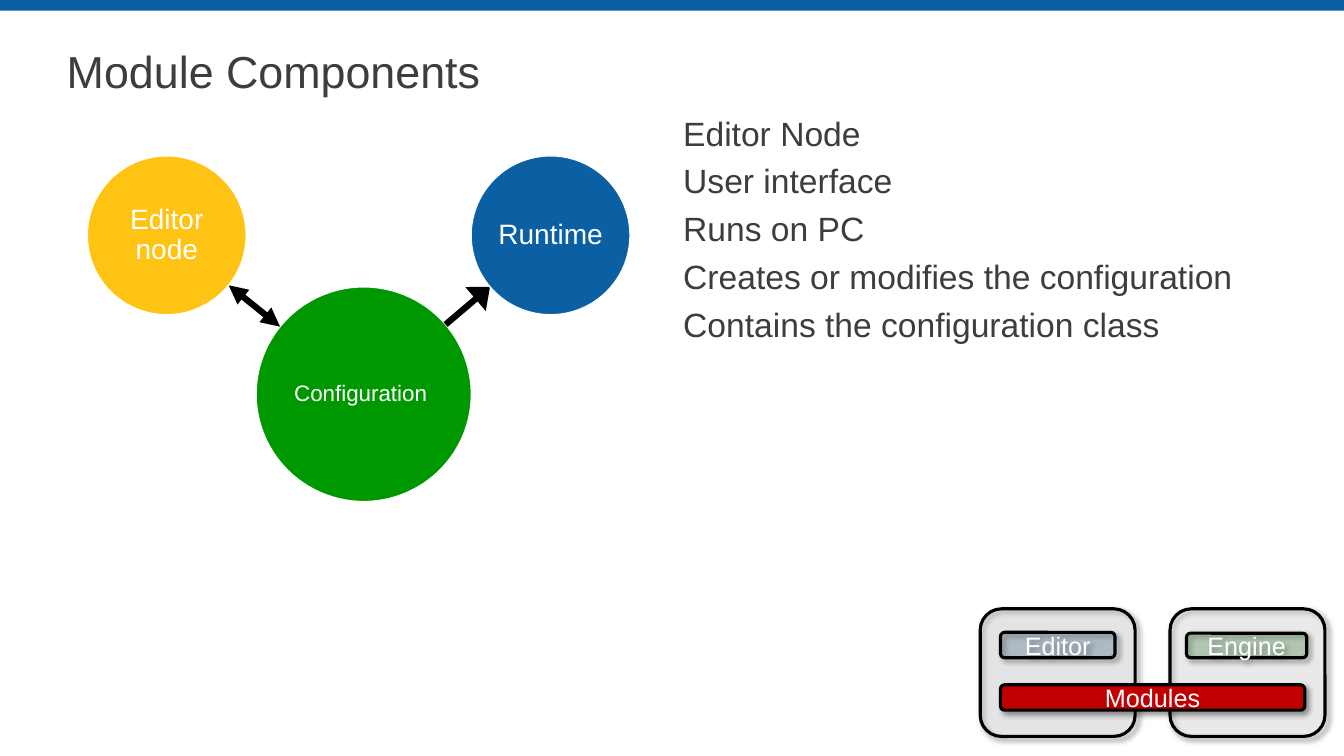
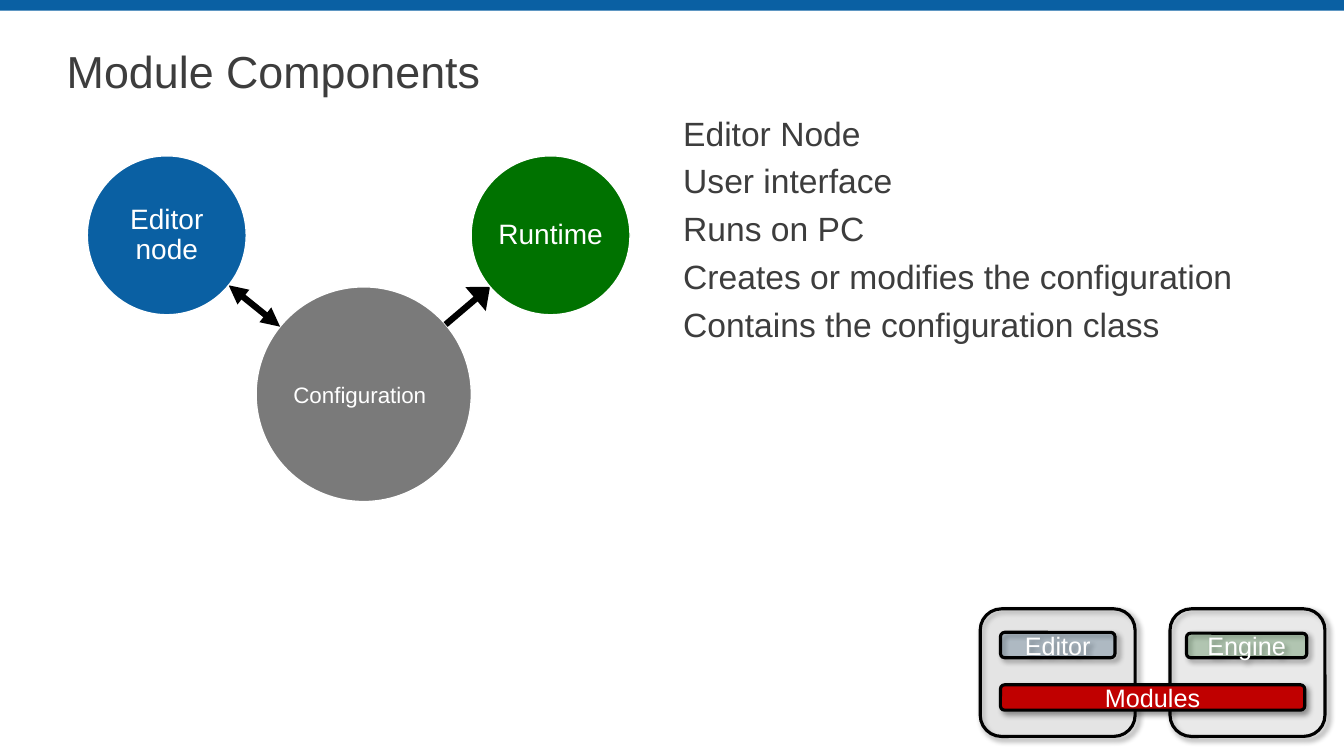
Before and after one commit to LabVIEW-DCAF/Documentation, a slide deck: slide 12 of Trunk/Getting Started Material/DCAF Training/1 Introduction to DCAF.pptx. Drawn at 1344x756 pixels with LibreOffice and Linux fonts; fonts in the diff are those of the drawing; background and template pictures are left out. Boxes give left, top, right and bottom in pixels: in the first picture for what was removed or moved away, otherwise in the second. Text is boxed around its words. In the diff, an @@ line names an element or a change of style, - is before the commit and + after.

Commit message:
Working on ensuring diagram consistency
Went through many of the slide decks to ensure diagrams were consistent. Now they use similar color schemes, use PPT instead of Draw.IO. Also cleaned up the templates from the slide decks.

```diff
--- a/Trunk/Getting Started Material/DCAF Training/1 Introduction to DCAF.pptx
+++ b/Trunk/Getting Started Material/DCAF Training/1 Introduction to DCAF.pptx
@@ ellipse at [88,156,247,316]: fill #FEC313 to #0A60A3 @@
@@ ellipse at [471,156,630,316]: fill #0A60A3 to #007200 @@
@@ ellipse at [256,287,472,502]: fill #009800 to #7A7A7A @@
```
Also in this commit, not shown: 3 other slides changed, 1 slide added, 3 other files.
